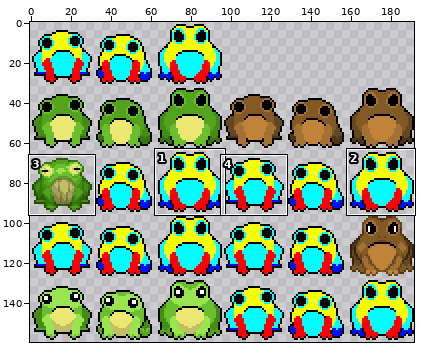
File history of a pixel-art file, Assets/Frog/frog_variation.ase. The first picture is a wide view before the edit; the outline marks the close-up.
Close-up. Before the commit:
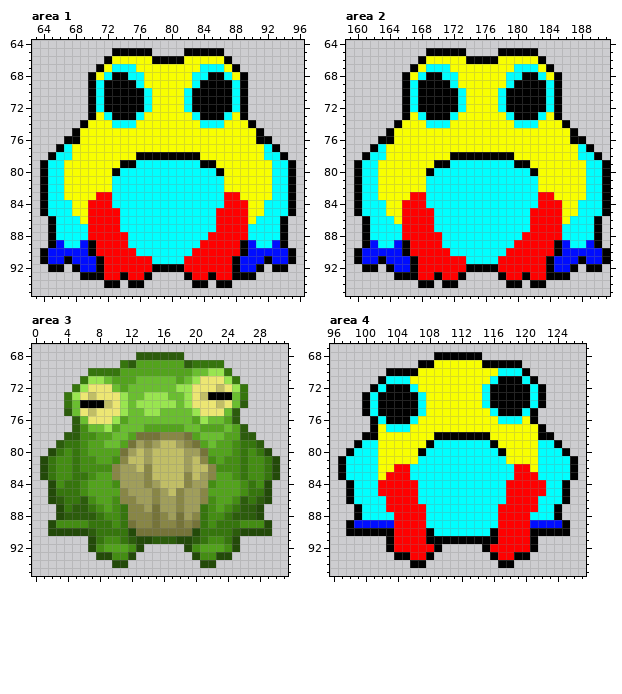
192x160 pixels, 1 frame. Shown: area 1: x 63..96, y 64..95; area 2: x 159..191, y 64..95; area 3: x 0..31, y 67..95; area 4: x 96..127, y 67..95. The commit also changed other parts of the picture, which this record leaves out.
Now the later version:
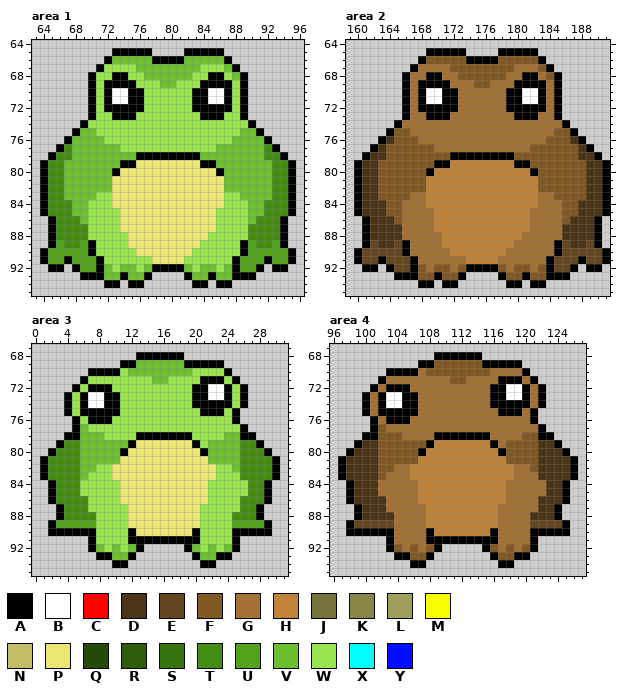
Palette (. is transparent): A #000000  B #ffffff  C #ff0000  D #4c3417  E #644621  F #825824  G #a37133  H #c18338  J #757339  K #888646  L #a09e5b  M #f8ff00  N #c1be66  P #ece673  Q #234a09  R #2c5c0c  S #36750d  T #448d13  U #53a31d  V #6abe30  W #99e550  X #00ffff  Y #000dff
From old to new:
layer "Layer 1" removed
Changed rows in their new state; - is an unchanged pixel.
Area 1, layer "Bases":
first column x 65:
66 --------VVVVV----VVVVV--------
67 -------WWWWVVVVVVVVWWWV-------
68 ------WW--WWVVVVVVWW--WV------
69 ------W----WWWVVWWW----W------
70 ------W-BB--WWWWWW--BB-W------
71 ------W-BB--WWWWWW--BB-W------
72 ------W-----WWWWWW-----W------
73 ------WW---WWWWWWWW---WW------
74 -----WWWWWWWWWWWWWWWWWWWW-----
75 ----VVWWWWWWWWWWWWWWWWWWVV----
76 ---VVVVWWWWWWWWWWWWWWWWVVVV---
77 --TVVVVVVWWWWWWWWWWWWVVVVVVT--
78 -TTVVVVVVVV--------VVVVVVVVTT-
79 TTVVVVVVV--PPPPPPPP--VVVVVVVTT
80 TTVVVVVV-PPPPPPPPPPPP-VVVVVVTT
81 TTVVVVVVPPPPPPPPPPPPPPVVVVVVTT
82 TTVVVVVVPPPPPPPPPPPPPPVVVVVVTT
83 TTVVVVWWPPPPPPPPPPPPPPWWVVVVTT
84 TTTVVWWWPPPPPPPPPPPPPPWWWVVTTT
85 TTTVVWWWWPPPPPPPPPPPPWWWWVVTTT
86 -TTTVWWWWPPPPPPPPPPPPWWWWVTTT-
87 -TTTTWWWWPPPPPPPPPPPPWWWWTTTT-
88 -TTTTWWWWWPPPPPPPPPPWWWWWTTTT-
89 -UTTU-WWWWPPPPPPPPPWWWWW-UTTU-
90 UUUUU-WWWWWPPPPPPPWWWWWW-UUUUU
91 UU-UUU-WWWWWWPPPPWWWWWW-UUU-UU
92 ----UU-VWVVWV----VWVVWV-UU----
93 -------VV-VV------VV-VV-------
Area 2, layer "Bases":
first column x 161:
66 --------FFFFF----FFFFF--------
67 -------GGGGFFFFFFFFGGGF-------
68 ------GG--GGFFFFFFGG--GF------
69 ------G----GGGFFGGG----G------
70 ------G-BB--GGGGGG--BB-G------
71 ------G-BB--GGGGGG--BB-G------
72 ------G-----GGGGGG-----G------
73 ------GG---GGGGGGGG---GG------
74 -----GGGGGGGGGGGGGGGGGGGG-----
75 ----FFGGGGGGGGGGGGGGGGGGFF----
76 ---DFFFGGGGGGGGGGGGGGGGFFFD---
77 --DFFFFFFGGGGGGGGGGGGFFFFFFD--
78 -DDFFFFFFFF--------FFFFFFFFDD-
79 DDFFFFFFF--HHHHHHHH--FFFFFFFDD
80 DDFFFFFF-HHHHHHHHHHHH-FFFFFFDD
81 DDFFFFFFHHHHHHHHHHHHHHFFFFFFDD
82 DDFFFFFFHHHHHHHHHHHHHHFFFFFFDD
83 DDFFFFGGHHHHHHHHHHHHHHGGFFFFDD
84 DDDFFGGGHHHHHHHHHHHHHHGGGFFDDD
85 DDDFFGGGGHHHHHHHHHHHHGGGGFFDDD
86 -DDDFGGGGHHHHHHHHHHHHGGGGFDDD-
87 -DDDDGGGGHHHHHHHHHHHHGGGGDDDD-
88 -DDDDGGGGGHHHHHHHHHHGGGGGDDDD-
89 -EDDE-GGGGHHHHHHHHHGGGGG-EDDE-
90 EEEEE-GGGGGHHHHHHHGGGGGG-EEEEE
91 EE-EEE-GGGGGGHHHHGGGGGG-EEE-EE
92 ----EE-FGFFGF----FGFFGF-EE----
93 -------FF-FF------FF-FF-------
Area 3, layer "Bases":
first column x 1:
68 ------------AAAAAA------------
69 ----------AAVVVVVVAAAAA-------
70 ------AAAAWVVVVVVVVWW--A------
71 -----A--WWWWWW--WWW-AAA-A-----
72 ----A-AAAWWWWWWWW--AABBA-A----
73 ---A-ABBAA-WW---WW-AABB-WA----
74 ---AW-BBAA-W-----W-AAAAAWA----
75 ---AWAAAAA-WW--WWWW-AAAWA-----
76 ----AWAAA-WWWWWWWWWW-WWWA-----
77 ----AVWW-WWWWWWWWWWWWWWWWA----
78 ---AAVVVWWWWAAAAAAAWWWWVVAA---
79 --ATTVVV--VAPPPPPPPAW-VVVTTA--
80 -AT-TVVVVVAPPPPPPPPPAVVVVT-TA-
81 AT--TVVVVVPPPPPPPPPPPVVVVT--TA
82 AT--TVVWWPPPPPPPPPPPPPWWVT--TA
83 AT--TVWWWPPPPPPPPPPPPPWWWT--TA
84 -A-TTWWWWWPPPPPPPPPPPWWWWWT-A-
85 -ATTTWWWWWPPPPPPPPPPPWWWWWTTA-
86 -ATTTTWWWWPPPPPPPPPPPWWWWTTTA-
87 --ATTTWWWWWPPPPPPPPPWWWWWTTA--
88 --ATTTTWWWWPPPPPPPPPWWWWTTTA--
89 -AUUUUUWWWWPPPPPPPPPWWWWUUUUA-
90 -AAAAAAWWWWAPPPPPPPAWWWWAAAAA-
91 ------AWWWWAAAAAAAAAWWWWA-----
92 ------AVWVWVA-----AVWVWVA-----
93 -------AAVVA-------AVVAA------
94 ---------AA---------AA--------
Area 4, layer "Bases":
first column x 98:
69 -----------FFFFFF-----------
70 ---------GFFFFFFFFGGGG------
71 -----GGGGGGGGFFGGGG---G-----
72 ----G---GGGGGGGGGG--BB-G----
73 ---G-BB--GGGGGGGGG--BB-G----
74 ---G-BB--GGGGGGGGG-----G----
75 ---G-----GGGGGGGGGG---G-----
76 ----G---GGGGGGGGGGGGGGG-----
77 ----FGGGGGGGGGGGGGGGGGGG----
78 ----FFFGGGG-------GGGGFF----
79 --DDFFFFFF-HHHHHHH-GFFFFDD--
80 -DDDFFFFF-HHHHHHHHH-FFFFDDD-
81 DDDDFFFFFHHHHHHHHHHHFFFFDDDD
82 DDDDFFGGHHHHHHHHHHHHHGGFDDDD
83 DDDDFGGGHHHHHHHHHHHHHGGGDDDD
84 -DDDGGGGGHHHHHHHHHHHGGGGGDD-
85 -DDDGGGGGHHHHHHHHHHHGGGGGDD-
86 -DDDDGGGGHHHHHHHHHHHGGGGDDD-
87 --DDDGGGGGHHHHHHHHHGGGGGDD--
88 --DDDDGGGGHHHHHHHHHGGGGDDD--
89 -EEEEEGGGGHHHHHHHHHGGGGEEEE-
90 ------GGGG-HHHHHHH-GGGG-----
91 ------GGGG---------GGGG-----
92 ------FGFGF-------FGFGF-----
93 --------FF---------FF-------
Boxes around the changes in both close-ups, in picture pixels (x1, y1, x2, y2):
changed: (48, 56, 288, 280)
changed: (362, 56, 602, 280)
changed: (40, 352, 280, 568)
changed: (346, 360, 570, 560)
